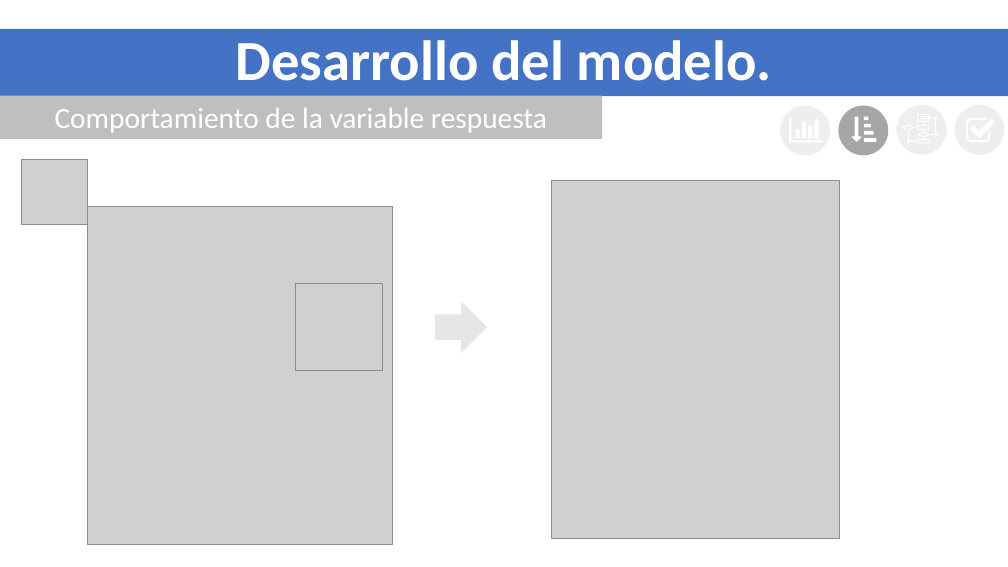
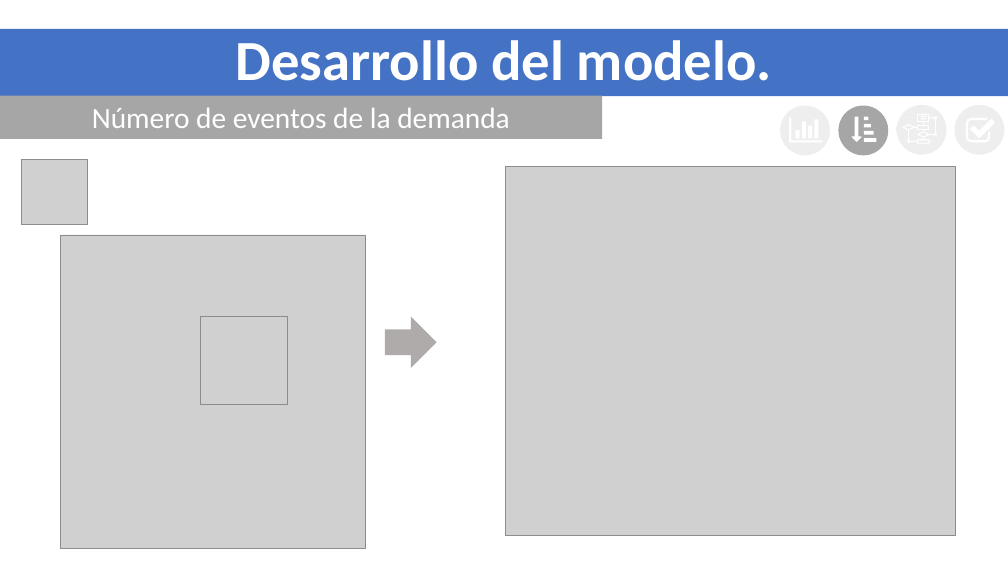
Before and after one commit to mcdya2020/Proyecto-integrador-2020, a slide deck: slide 15 of 2. Presentación final/Presentación PI-2 V2.pptx. Drawn at 1008x567 pixels with LibreOffice and Linux fonts; fonts in the diff are those of the drawing; grey boxes stand for pictures. Boxes give left, top, right and bottom in pixels: in the first picture for what was removed or moved away, otherwise in the second. Text is boxed around its words. In the diff, an @@ line names an element or a change of style, - is before the commit and + after.

```diff
--- a/2. Presentación final/Presentación PI-2 V2.pptx
+++ b/2. Presentación final/Presentación PI-2 V2.pptx
@@ rectangle "Número de eventos de la ..." at (0, 96, 602, 139): fill #BFBFBF to #A6A6A6 @@
@@ text in rectangle at (92, 108, 509, 128): text changed @@
-Comportamiento de la variable respuesta
+Número de eventos de la demanda
@@ picture: place and size @@
-picture at (552, 180, 839, 538)
+picture at (506, 166, 956, 535)
@@ picture: place and size @@
-picture at (88, 206, 393, 544)
+picture at (60, 235, 366, 549)
@@ picture: place and size @@
-picture at (296, 284, 383, 371)
+picture at (200, 317, 287, 404)
@@ right arrow: place and size @@
-right arrow at (436, 302, 488, 353)
+right arrow at (385, 317, 437, 368)
@@ right arrow at (385, 317, 437, 368): fill #E7E6E6 to #AFABAB @@
```
Also in this commit, not shown: 5 other slides changed, 8 slides added.
